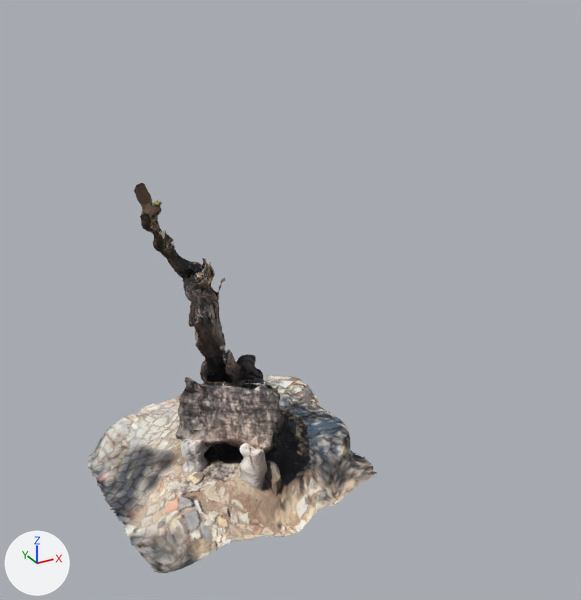
Two versions of the Blender file Assets/Models/TreeSign.blend, one commit apart.
The view is the same before and after, from a 50 mm lens placed at (-2.94, -6.91, 4.72), pointed at (0.59, -0.5, 1.52). Every picture has the same lights, and +X, +Y and +Z are marked at lower left. Mesh edges are drawn as thin lines on the coarser meshes.

Names of what the first picture shows: 'Tree'.
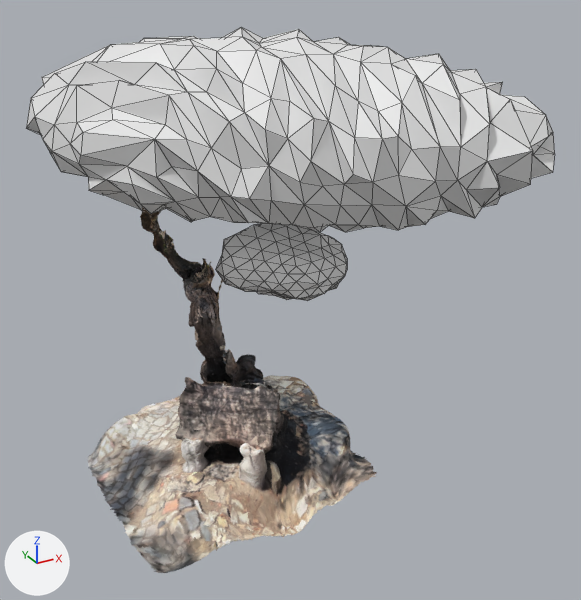
Commit message: Added Tree

The change, as a diff of the scene's bpy script:
```diff
--- a/Assets/Models/TreeSign.blend.py
+++ b/Assets/Models/TreeSign.blend.py
@@ mat_bush @@
+mat_bush = principled_material('Bush')
+mat_bush.base_color = (0.8, 0.8, 0.8)  # white #e7e7e7
@@ me_icosphere_001 @@
+me_icosphere_001.from_pydata(...)  # 309 vertices, 614 faces; spans x -1.95..2.01, y -1.71..1.81, z -0.82..0.89
+me_icosphere_001.materials.append(mat_bush)  # white #e7e7e7
@@ me_icosphere @@
+me_icosphere.from_pydata(...)  # 162 vertices, 320 faces; spans x -0.629..0.531, y -0.52..0.462, z -0.361..0.394
+me_icosphere.materials.append(mat_bush)  # white #e7e7e7
@@ ob_treebushes_001 @@
+ob_treebushes_001 = bpy.data.objects.new('TreeBushes.001', me_icosphere_001)
+ob_treebushes_001.location = (0.5, -0.56, 3.16)
@@ ob_treebushes @@
+ob_treebushes = bpy.data.objects.new('TreeBushes', me_icosphere)
+ob_treebushes.location = (0.53, -0.52, 1.9)
```

Pixel boxes [x1, y1, x2, y2] of what changed, in the pictures (581 x 600 px):
'TreeBushes.001', added: after [27, 27, 555, 232]
'TreeBushes', added: after [216, 224, 347, 301]
